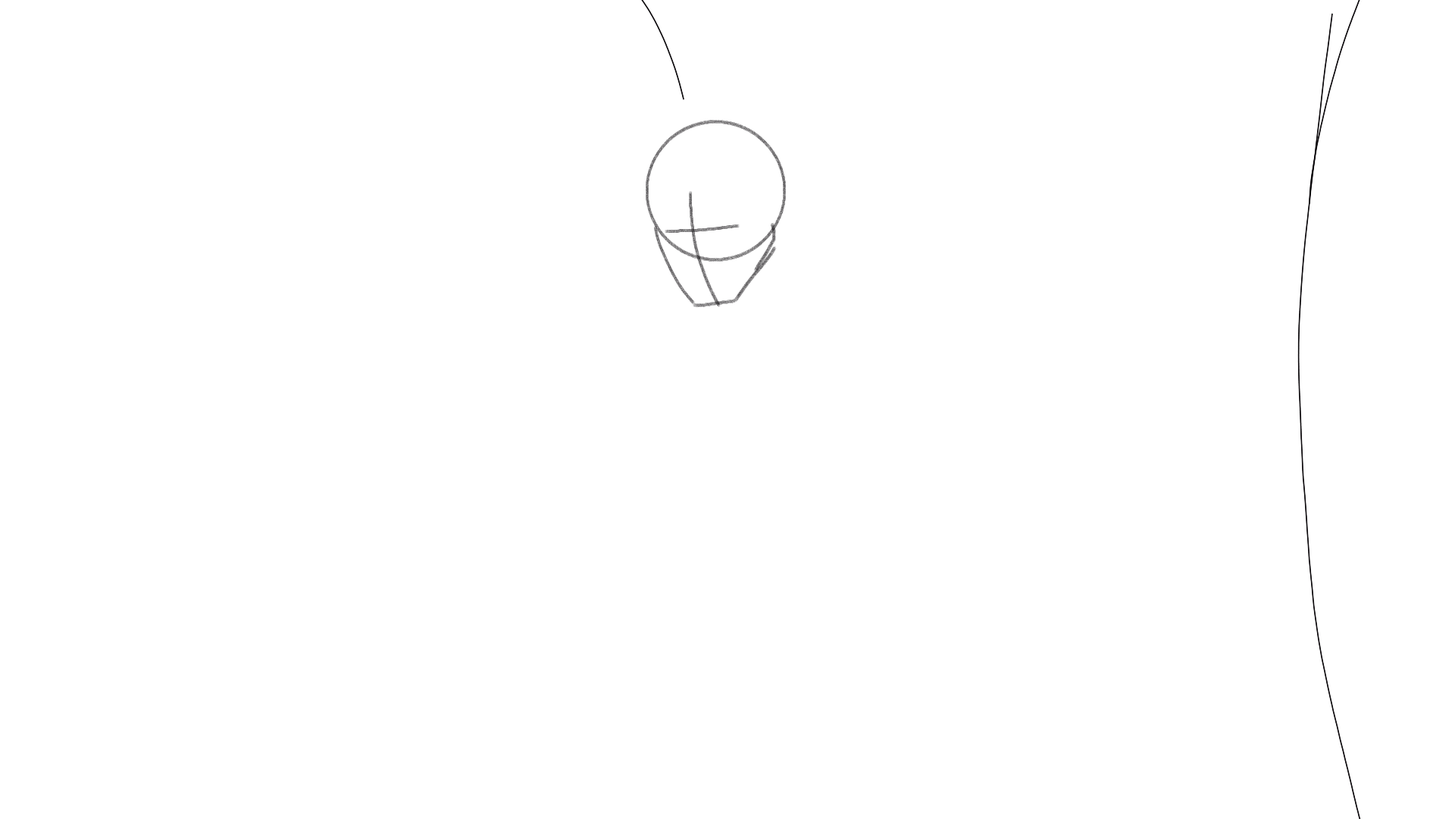
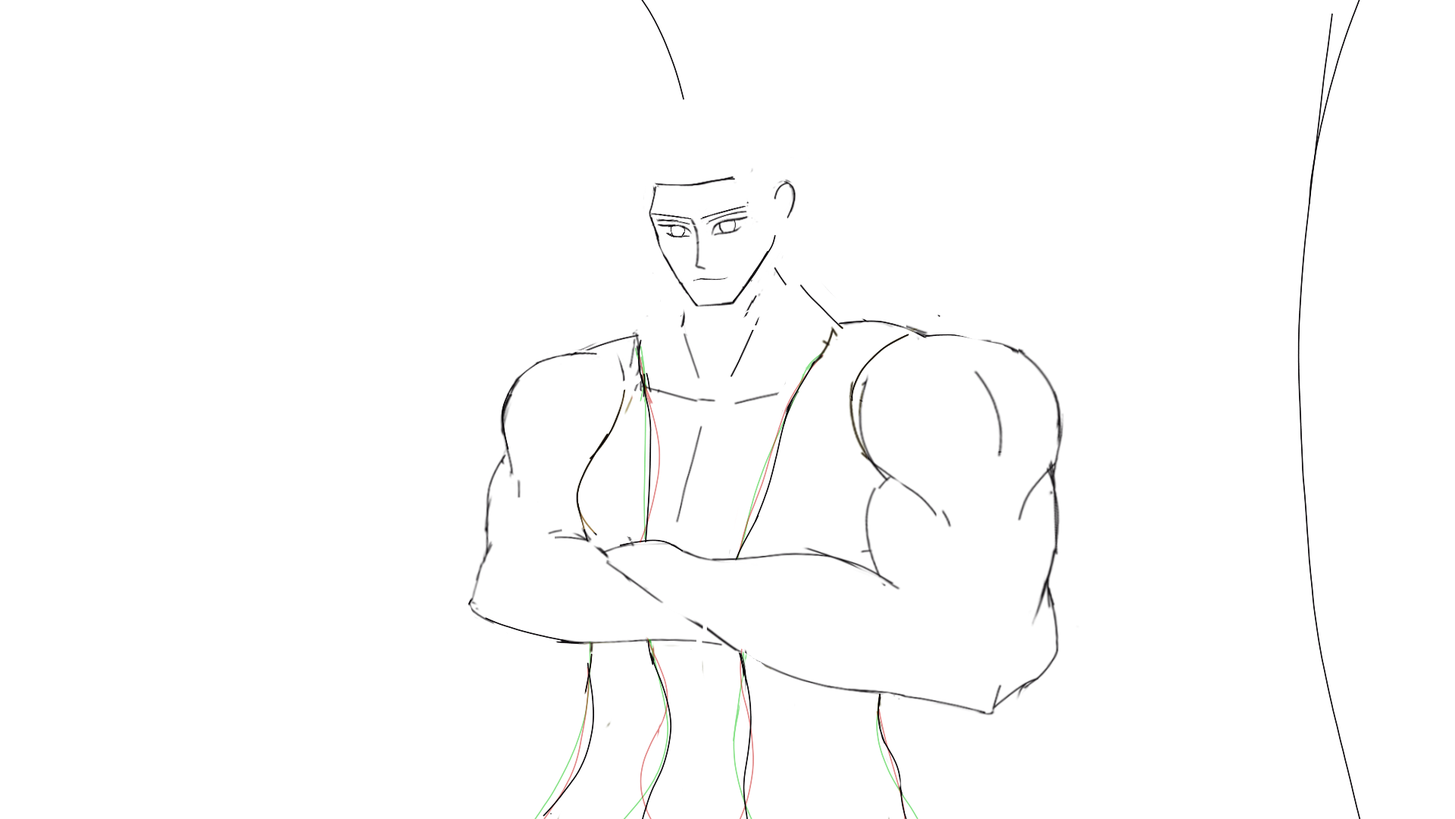
The second w=1455, h=819 image is a revision of the first. Changes to its layers:
showed group "Group 5" (5 layers), opacity 45% → 100% over 467, 119, 1080, 819
painted on "Shirt2" over 485, 291, 971, 819
